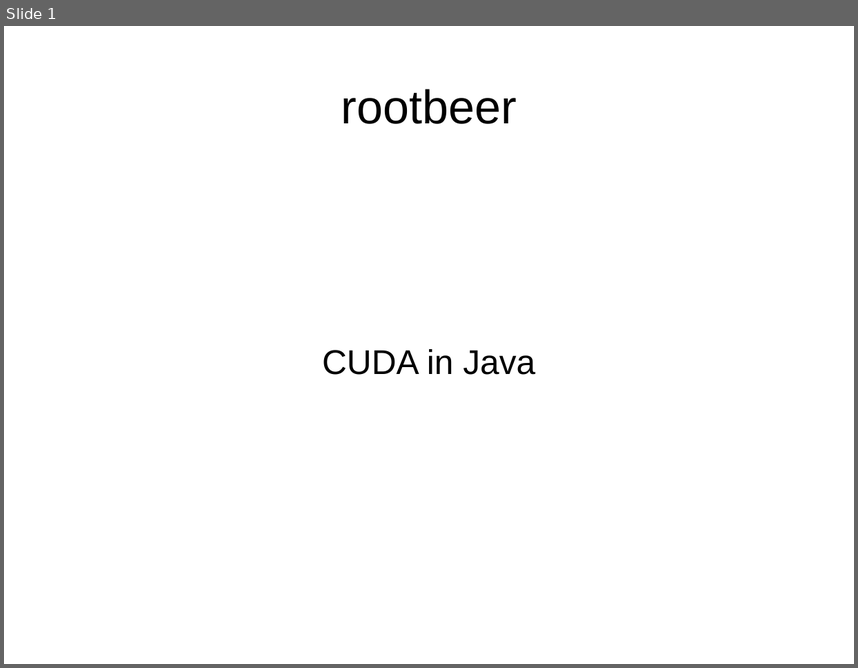
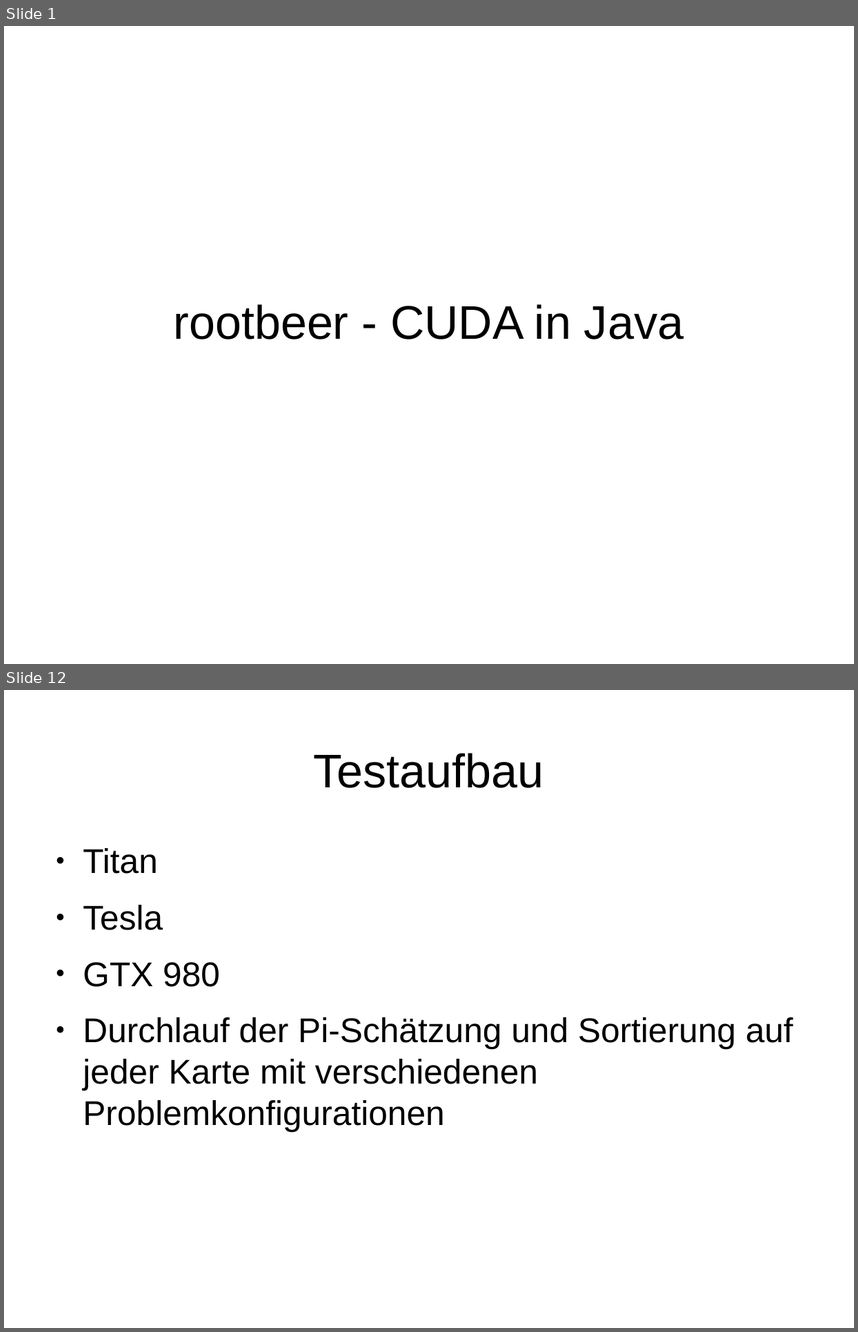
Before and after one commit to Plastefuchs/rootbeer-perf, a slide deck: docs/rootbeer Präsentation.odp. Shown one above the other, each under a label of ours: slide 1 before the commit, slides 1 and 12 after it; the slides between them are not shown. The pictures are 858x668 and 858x1332 pixels, drawn with LibreOffice and Linux fonts; fonts in the diff are those of the drawing. Boxes give left, top, right and bottom in pixels: in the first picture for what was removed or moved away, otherwise in the second. Text is boxed around its words. In the diff, an @@ line names an element or a change of style, - is before the commit and + after.

```diff
--- a/docs/rootbeer Präsentation.odp
+++ b/docs/rootbeer Präsentation.odp
@@ slide 12 added at <box>4,690,854,1328</box>, background #FFFFFF @@
@@ title added at <box>314,753,544,788</box>, 44 pt, text #000000 @@
+Testaufbau
@@ text added at <box>83,848,793,1131</box>, 32 pt, text #000000 @@
+● Titan
+● Tesla
+● GTX 980
+● Durchlauf der Pi-Schätzung und Sortierung auf jeder Karte mit verschiedenen Problemkonfigurationen
@@ slide 1 changed as well @@
@@ title removed at <box>341,89,517,124</box> @@
-rootbeer
@@ title at <box>174,304,684,339</box>: text changed; size 32 to 44 pt @@
-CUDA in Java
+rootbeer - CUDA in Java
```
Also in this commit, not shown: 11 other slides added, 4 other files.
